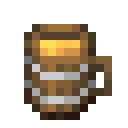
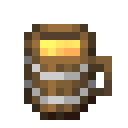
Layered file, before and after one edit (128px x 128px). Changes by layer:
painted on "Liquid" over (40, 40, 80, 56)
